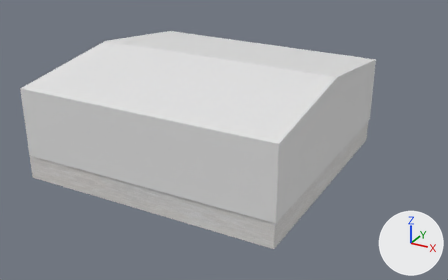
One commit to the Blender file blender/clean-room.blend: the scene before it, then after it.
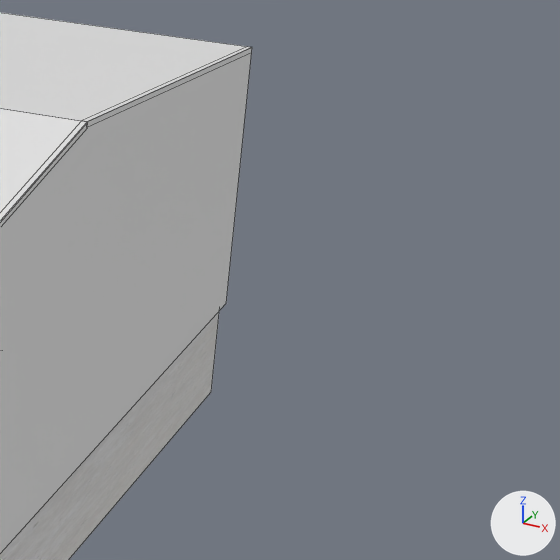
Each version is shown whole from a 50 mm camera at (23.52, -42.27, 20.34) aimed at (1.62, -2.45, 0.43), then close up on the part from 71% to 100% of the width and 17% to 64% of the height. Arrows for +X, +Y and +Z are at lower right; the lights stay in place. The close-ups show mesh edges as thin lines.

The older version as bpy lines, for what is in view:
```python
me_cube_006 = bpy.data.meshes.new('Cube.006')
me_cube_006.from_pydata([(0.0, -10.1, 1.2), (0.0, -10.1, 1.3), (0.0, 0.0, -0.1), (0.0, 0.0, 0.0), (21.0, -10.1, 1.2), (21.0, -10.1, 1.3), (21.0, 0.0, -0.1), (21.0, 0.0, 0.0)], [], [(0, 1, 3, 2), (2, 3, 7, 6), (6, 7, 5, 4), (4, 5, 1, 0), (2, 6, 4, 0), (7, 3, 1, 5)])
me_cube_009 = bpy.data.meshes.new('Cube.009')
me_cube_009.from_pydata(...)  # 26 vertices, 26 faces; spans x -8.8..-6.2, y 0.0..0.2, z -1.1..1.0
me_plane = bpy.data.meshes.new('Plane')
me_plane.from_pydata(...)  # 10 vertices, 7 faces; spans x -1.1..5.7, y -19.1..1.1, z 0.0..0.1
ob_cube = bpy.data.objects.new('Cube', me_cube_009)
ob_cube.location = (7.5, 1.4, 4.3)
ob_plane_001 = bpy.data.objects.new('Plane.001', me_plane)
ob_plane_001.location = (10.15, 8.01, 0.9)
ob_plane_001.rotation_euler = (0.0, -1.571, 0.0)  # degrees (0, -90, 0)
ob_roof = bpy.data.objects.new('Roof', me_cube_006)
ob_roof.location = (-10.85, 9.1, 5.3)
# also in view: 'Cement' at (-0.5, -1.0, -1.2); 'Roof.001' at (-0.39, -6.05, 5.89)
```
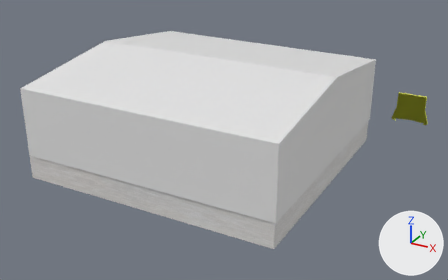
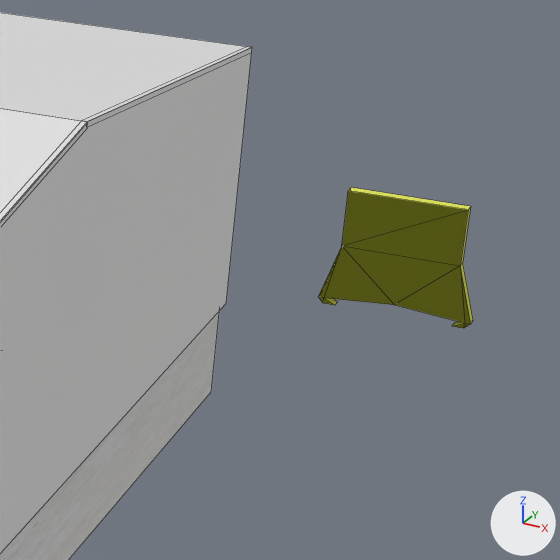
Location of each change, [x1, y1, x2, y2] in pixels of the close-ups (560 x 560 px):
```json
{"object": "Cube", "change": "reshaped", "after": [318, 187, 473, 328], "on screen": "not visible before"}
```

Edits to the scene script, one JSON object a line:
```json
{"block": "me_cube_009", "where": "me_cube_009.from_pydata(...)  # 26 vertices, 26 faces; spans x -8.8..-6.2, y 0.0..0.2, z -1.1..1.0"}
{"block": "me_cube_009", "where": "# used by ob_cube; location = (7.5, 1.4, 4.3)"}
{"block": "me_cube_009", "change": "me_cube_009 part 1: the loose piece of 26 vertices spanning x -8.8..-6.2, y 0.0..0.2, z -1.1..1.0 is copied, and the copy is mirrored in x about the mesh origin, in mat_material_001 (yellow #e1e755); it spans x 6.2..8.8, y 0.0..0.2, z -1.1..1.0"}
{"op": "add", "block": "me_cube_009", "code": "me_cube_009.materials.append(mat_material_001)  # yellow #e1e755"}
```
